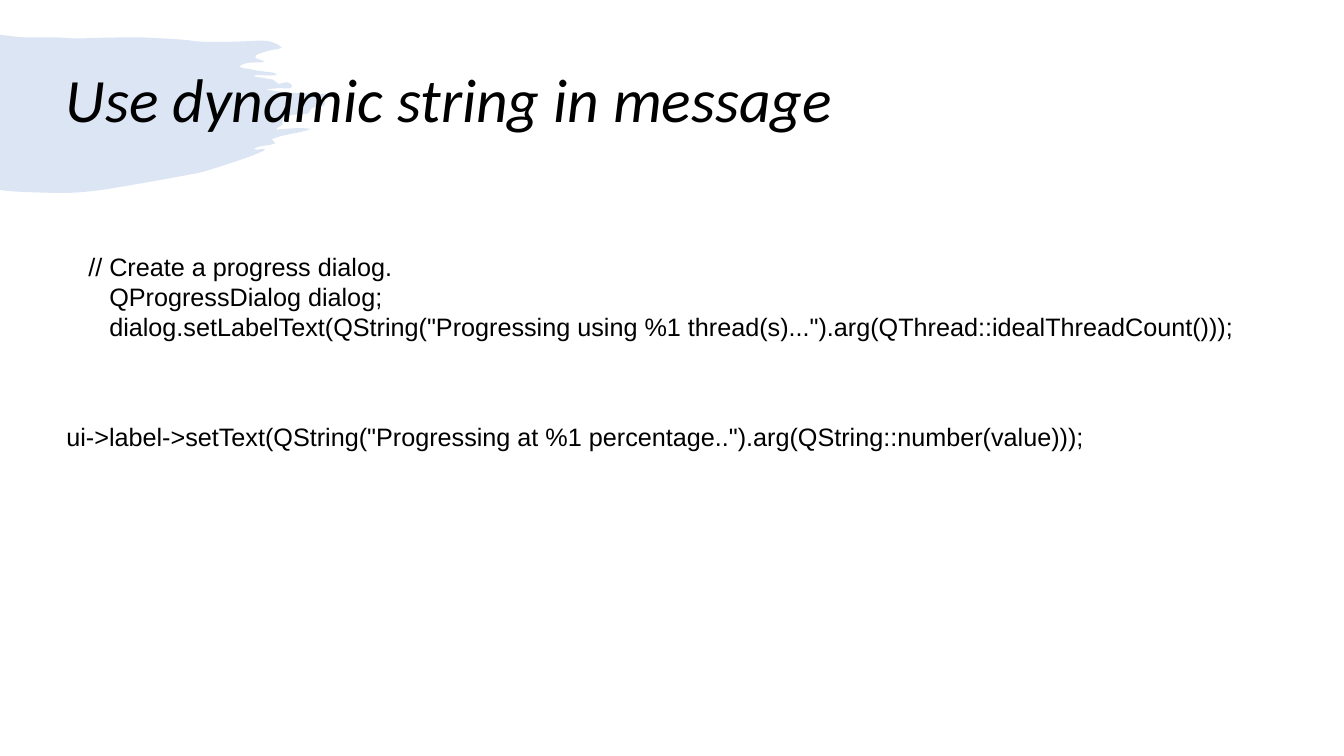
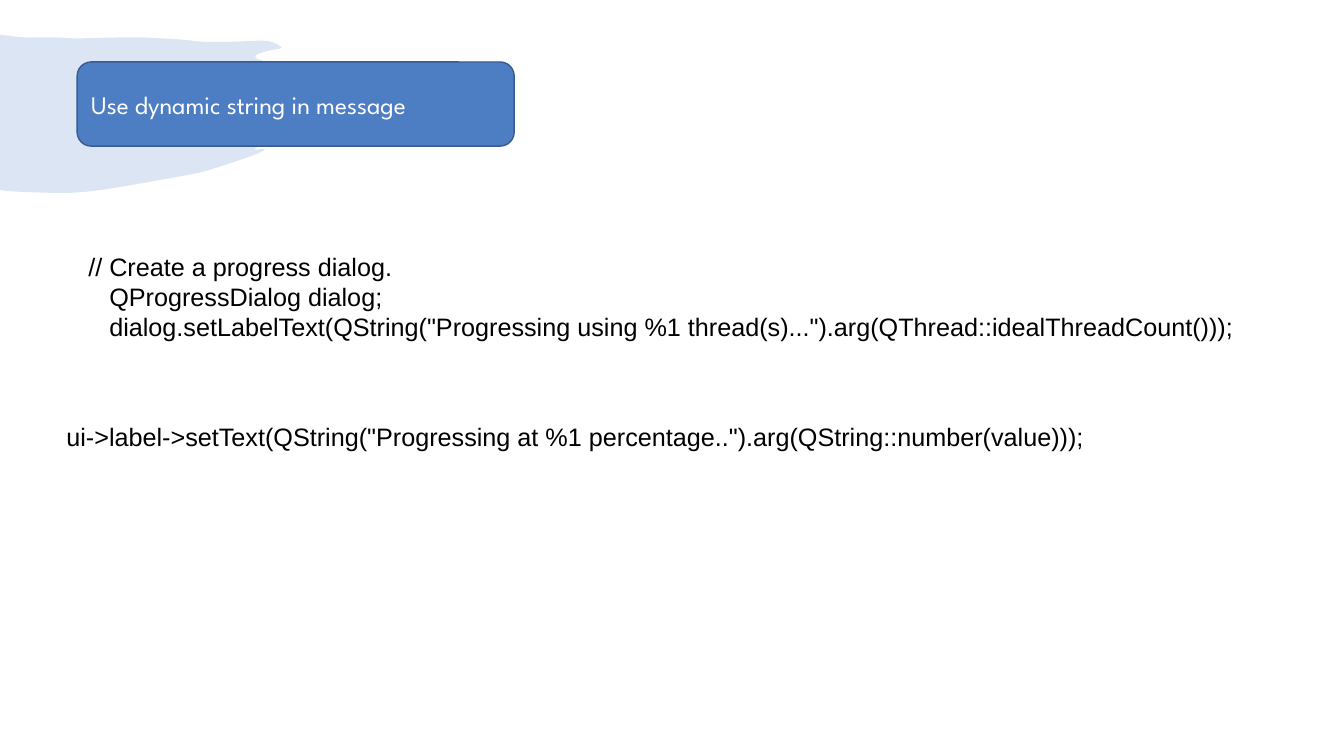
Before and after one commit to girishlande/QtProjects, a slide deck: slide 27 of learnings.pptx (slide 26 before the commit). Drawn at 1344x756 pixels with LibreOffice and Linux fonts; fonts in the diff are those of the drawing. Boxes give left, top, right and bottom in pixels: in the first picture for what was removed or moved away, otherwise in the second. Text is boxed around its words. In the diff, an @@ line names an element or a change of style, - is before the commit and + after.

```diff
--- a/learnings.pptx
+++ b/learnings.pptx
@@ rounded rectangle "Use dynamic string in message": place and size @@
-rounded rectangle "Use dynamic string in message" at bbox=[66, 79, 832, 133]
+rounded rectangle "Use dynamic string in message" at bbox=[78, 62, 515, 145]
@@ rounded rectangle "Use dynamic string in message" at bbox=[78, 62, 515, 145]: size 44 to 18 pt, font Calibri to League Spartan, text colour #000000 to #FFFFFF, italic off; line spacing 0.9 to 1; fill none to #4D7DC3; outline none to #395C90 1 pt @@
```
Also in this commit, not shown: 5 other slides changed, 3 slides added, 2 slides removed.
